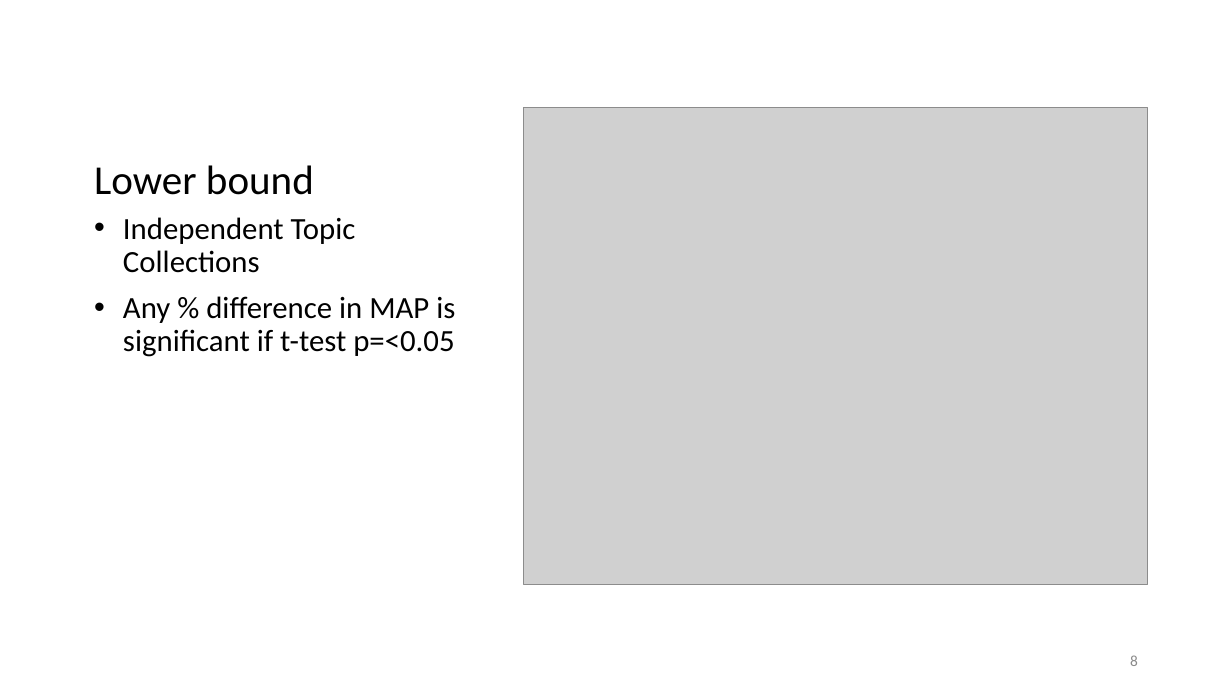
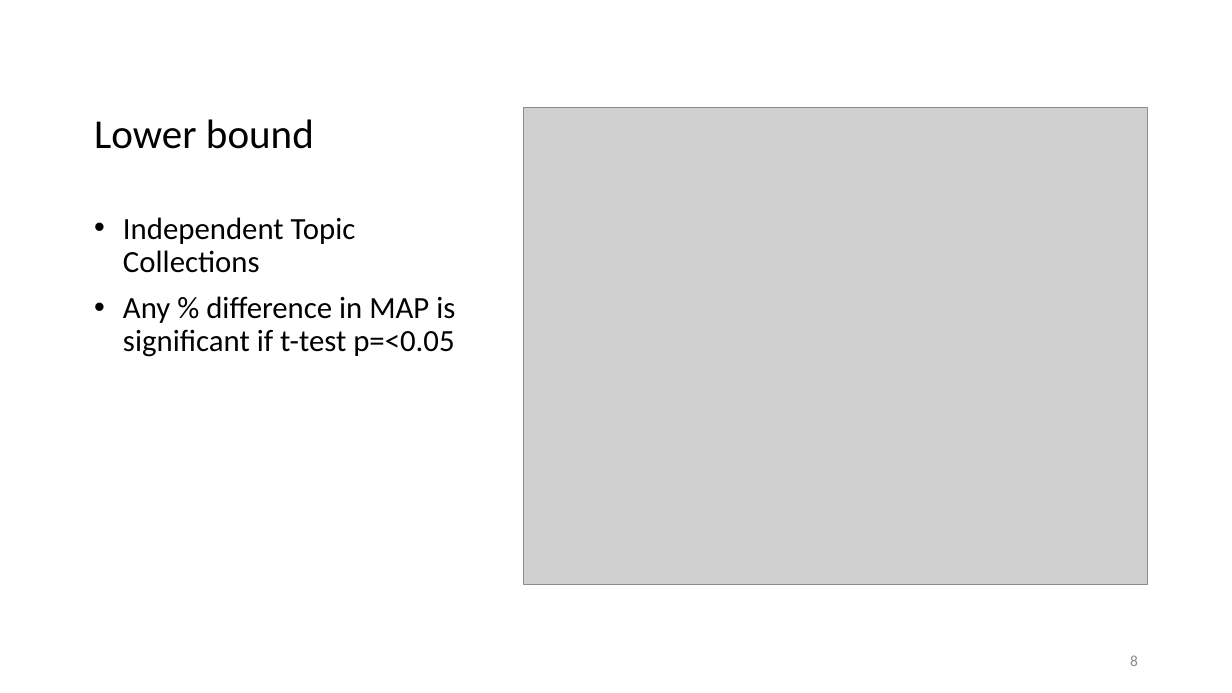
Before and after one commit to Miranda-C-Smith/cs834-f17, a slide deck: slide 8 of assignments/Presentation4/SignificanceTestSlides.pptx. Drawn at 1232x693 pixels with LibreOffice and Linux fonts; fonts in the diff are those of the drawing; grey boxes stand for pictures. Boxes give left, top, right and bottom in pixels: in the first picture for what was removed or moved away, otherwise in the second. Text is boxed around its words. In the diff, an @@ line names an element or a change of style, - is before the commit and + after.

```diff
--- a/assignments/Presentation4/SignificanceTestSlides.pptx
+++ b/assignments/Presentation4/SignificanceTestSlides.pptx
@@ title "Lower bound": place and size @@
-title "Lower bound" at [94, 165, 314, 195]
+title "Lower bound" at [94, 119, 314, 149]
```
Also in this commit, not shown: 9 other slides changed.
